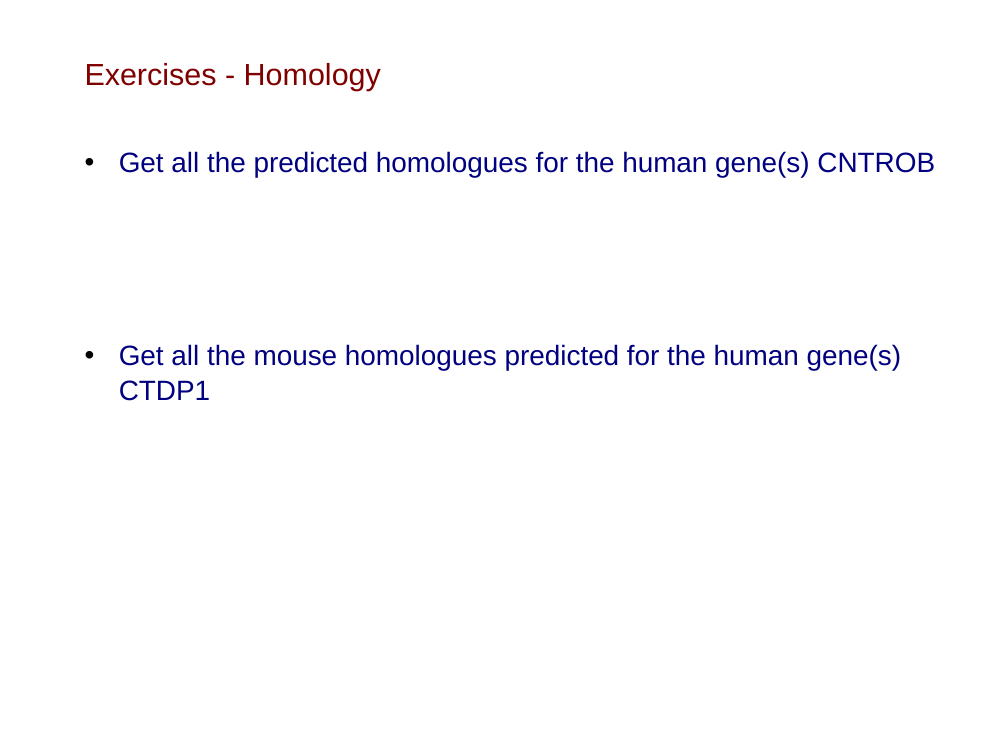
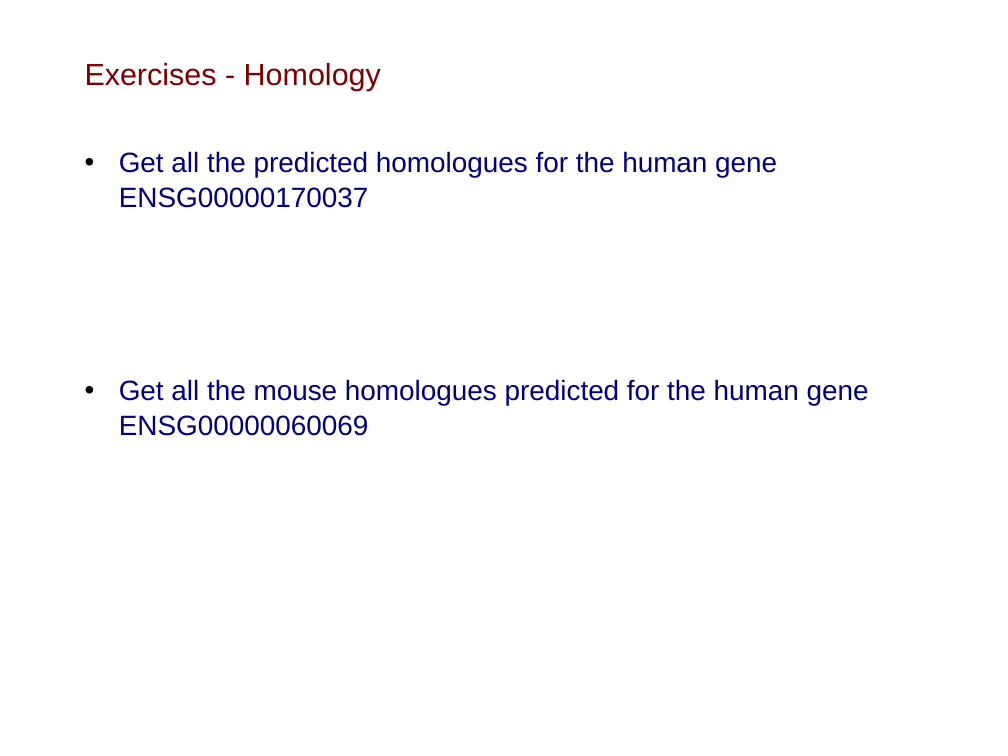
Before and after one commit to Ensembl/ensembl-compara, a slide deck: slide 21 of docs/API_workshop_slides.gene_part.odp (slide 22 before the commit). Drawn at 1008x756 pixels with LibreOffice and Linux fonts; fonts in the diff are those of the drawing; background and template pictures are left out. Boxes give left, top, right and bottom in pixels: in the first picture for what was removed or moved away, otherwise in the second. Text is boxed around its words. In the diff, an @@ line names an element or a change of style, - is before the commit and + after.

```diff
--- a/docs/API_workshop_slides.gene_part.odp
+++ b/docs/API_workshop_slides.gene_part.odp
@@ text at [119,151,869,436]: text changed @@
-• Get all the predicted homologues for the human gene(s) CNTROB
-• Get all the mouse homologues predicted for the human gene(s) CTDP1
+• Get all the predicted homologues for the human gene ENSG00000170037
+• Get all the mouse homologues predicted for the human gene ENSG00000060069
```
Also in this commit, not shown: 11 other slides changed, 1 slide removed, 3 other files.
